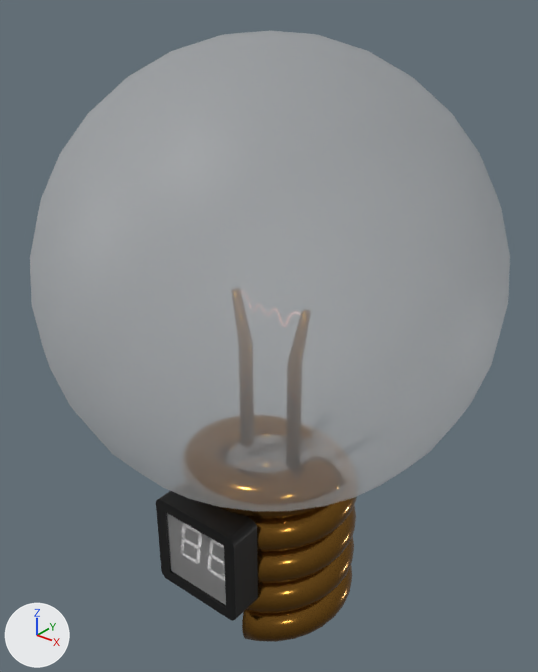
The glTF model public/assets/light_bulb.glb, before and after one commit.
Before and after are seen from a camera (50 mm lens) standing at (3.52, -4.41, 2.21) and looking at (-0.06, 0.06, -0.57). Every picture has the same lights, and +X, +Y and +Z are marked at lower left. Where no turn or scale is listed for an object, it has been applied to the vertices.

Script lines for the objects in view, before the commit:
```python
mat_transparent = principled_material('transparent')
mat_transparent.base_color = (0.8, 0.8, 0.8)  # white #e7e7e7
mat_transparent.alpha = 0.347
mat_transparent.transmission_weight = 0.176
me_plane_001 = bpy.data.meshes.new('Plane.001')
me_plane_001.from_pydata(...)  # 104 vertices, 206 faces; spans x -0.473..0.419, y -0.982..-0.689, z -2.721..-1.83
# faces by material slot: [204, 2]
me_plane_001.materials.append(mat_material)  # black #000000
me_plane_001.materials.append(mat_transparent)  # white #e7e7e7
me_sphere = bpy.data.meshes.new('Sphere')
me_sphere.from_pydata(...)  # 610 vertices, 1246 faces; spans x -1.85..1.85, y -1.85..1.85, z -3.03..1.85
me_sphere.materials.append(mat_transparent)  # white #e7e7e7
me_sphere_001 = bpy.data.meshes.new('Sphere.001')
me_sphere_001.from_pydata(...)  # 4320 vertices, 8636 faces; spans x -0.83..0.83, y -0.77..0.78, z -3.33..-1.48
me_sphere_001.materials.append(mat_copper)  # brown #895f21
ob_bulb = bpy.data.objects.new('bulb', me_sphere)
ob_bulb.location = (0.0, 0.0, 0.0)
ob_bulbholder = bpy.data.objects.new('bulbHolder', me_sphere_001)
ob_bulbholder.location = (0.0, 0.0, 0.0)
ob_temperature_control = bpy.data.objects.new('temperature_control', me_plane_001)
ob_temperature_control.location = (0.0, 0.0, 0.0)
```
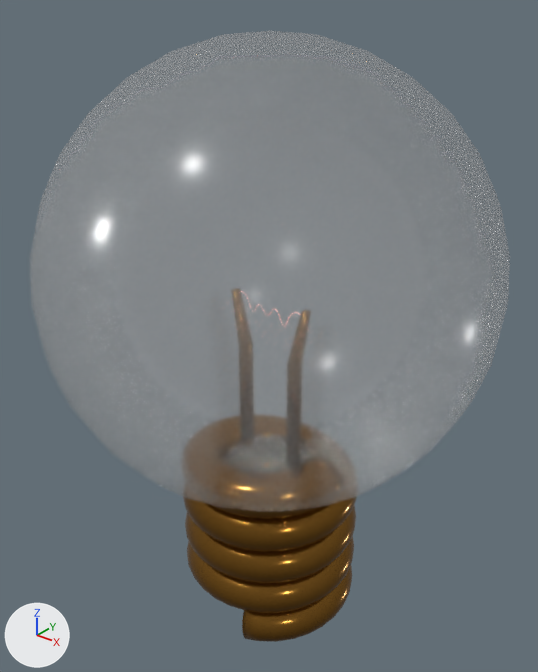
Where the change shows, as pixel boxes (x1, y1, x2, y2) in the pictures (538 x 672 px):
'bulb', surface changed
    both: (30, 30, 510, 512)
'temperature_control', deleted
    before: (156, 491, 258, 621)
    faces in mat_material (black #000000): (156, 491, 258, 621)
    faces in mat_transparent (white #e7e7e7): (167, 513, 226, 605)

The change, as a diff of the scene's bpy script:
```diff
--- a/public/assets/light_bulb.glb.py
+++ b/public/assets/light_bulb.glb.py
@@ mat_transparent @@
 mat_transparent.base_color = (0.8, 0.8, 0.8)  # white #e7e7e7
-mat_transparent.alpha = 0.347
-mat_transparent.transmission_weight = 0.176
+mat_transparent.alpha = 0.302
+mat_transparent.transmission_weight = 0.592
+mat_transparent.roughness = 0.21
@@ ob_temperature_control @@
-ob_temperature_control = bpy.data.objects.new('temperature_control', me_plane_001)
-ob_temperature_control.location = (0.0, 0.0, 0.0)
```
